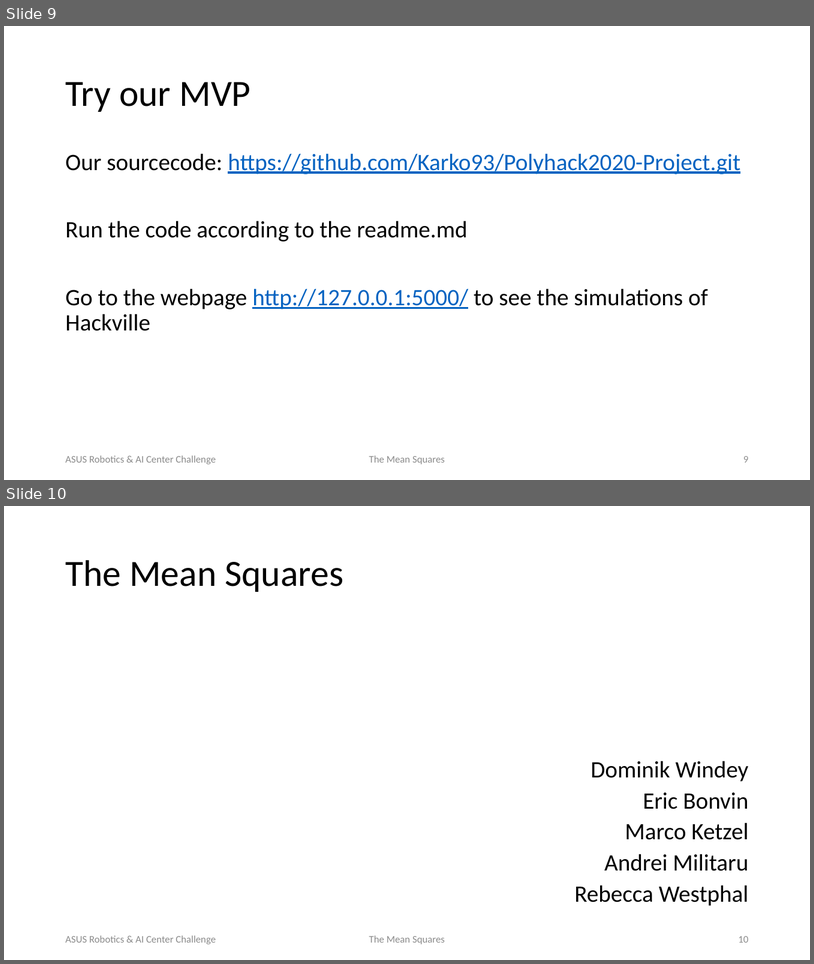
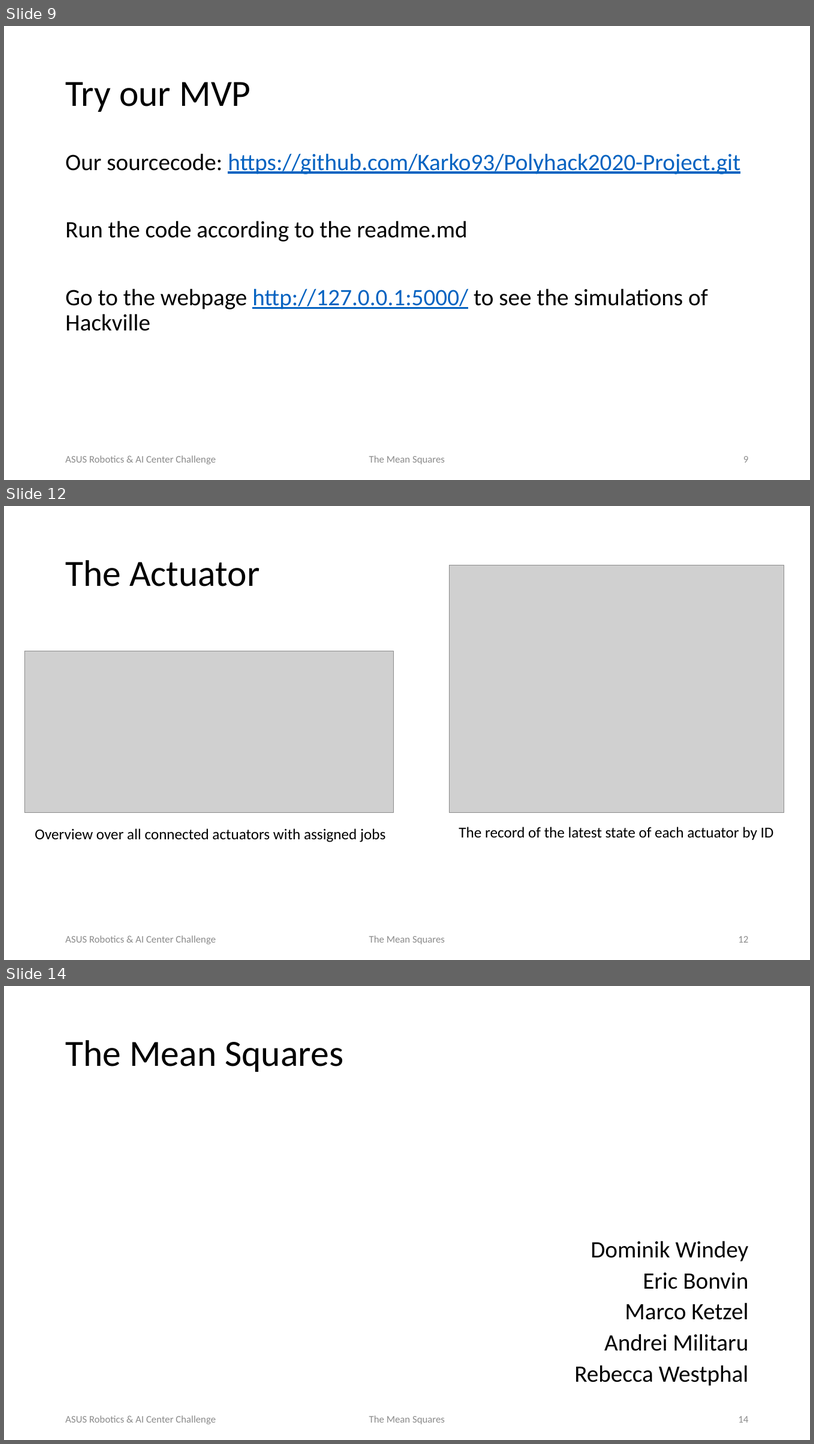
Before and after one commit to Karko93/Polyhack2020-Project, a slide deck: Documents/TheMeanSquares_ASUSChallenge.pptx. Shown one above the other, each under a label of ours: slides 9 and 10 before the commit, slides 9, 12 and 14 after it; the slides between them are not shown. The pictures are 814x964 and 814x1444 pixels, drawn with LibreOffice and Linux fonts; fonts in the diff are those of the drawing; grey boxes stand for pictures; background and template pictures are left out. Boxes give left, top, right and bottom in pixels: in the first picture for what was removed or moved away, otherwise in the second. Text is boxed around its words. In the diff, an @@ line names an element or a change of style, - is before the commit and + after.

```diff
--- a/Documents/TheMeanSquares_ASUSChallenge.pptx
+++ b/Documents/TheMeanSquares_ASUSChallenge.pptx
@@ slide 12 added at <box>4,506,810,960</box>, background picture (left out) @@
@@ title added at <box>65,560,260,586</box>, 44 pt, text #000000 @@
+The Actuator
@@ picture added at <box>449,565,785,812</box> @@
@@ picture added at <box>24,651,393,813</box> @@
@@ text added at <box>35,828,386,842</box>, 18 pt, text #000000 @@
+Overview over all connected actuators with assigned jobs
@@ text added at <box>459,826,774,840</box>, 18 pt, text #000000 @@
+The record of the latest state of each actuator by ID
@@ text added at <box>65,935,216,944</box>, 12 pt, text #8C8C8C @@
+ASUS Robotics & AI Center Challenge
@@ text added at <box>369,935,445,944</box>, 12 pt, text #8C8C8C @@
+The Mean Squares
@@ page number added at <box>738,936,749,942</box>, 12 pt, text #8C8C8C @@
+12
@@ what was slide 10 is now slide 14 @@
@@ page number at <box>738,1416,749,1422</box>: text changed @@
-10
+14
```
Also in this commit, not shown: 3 other slides added, 1 other file.
